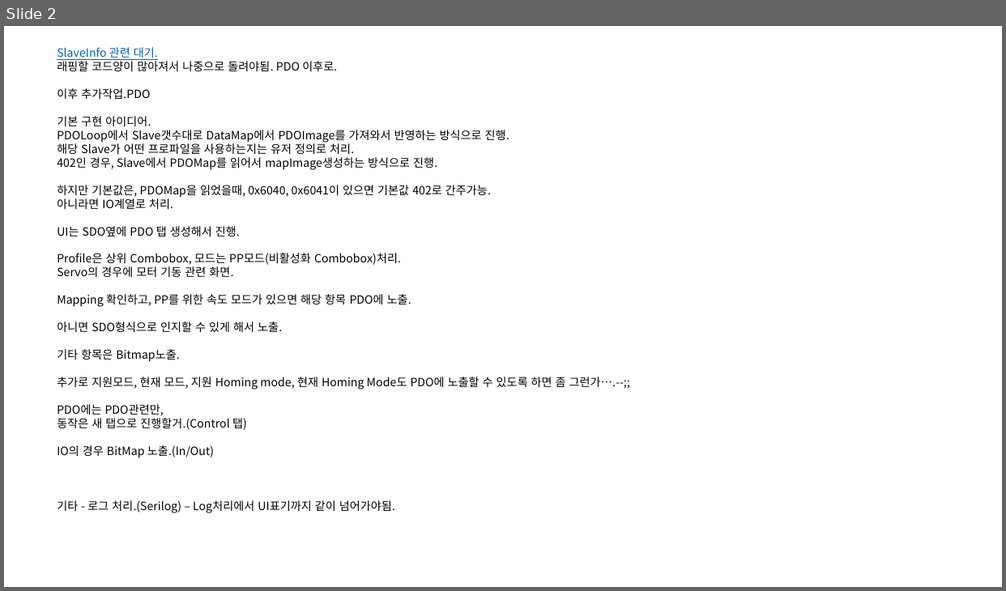
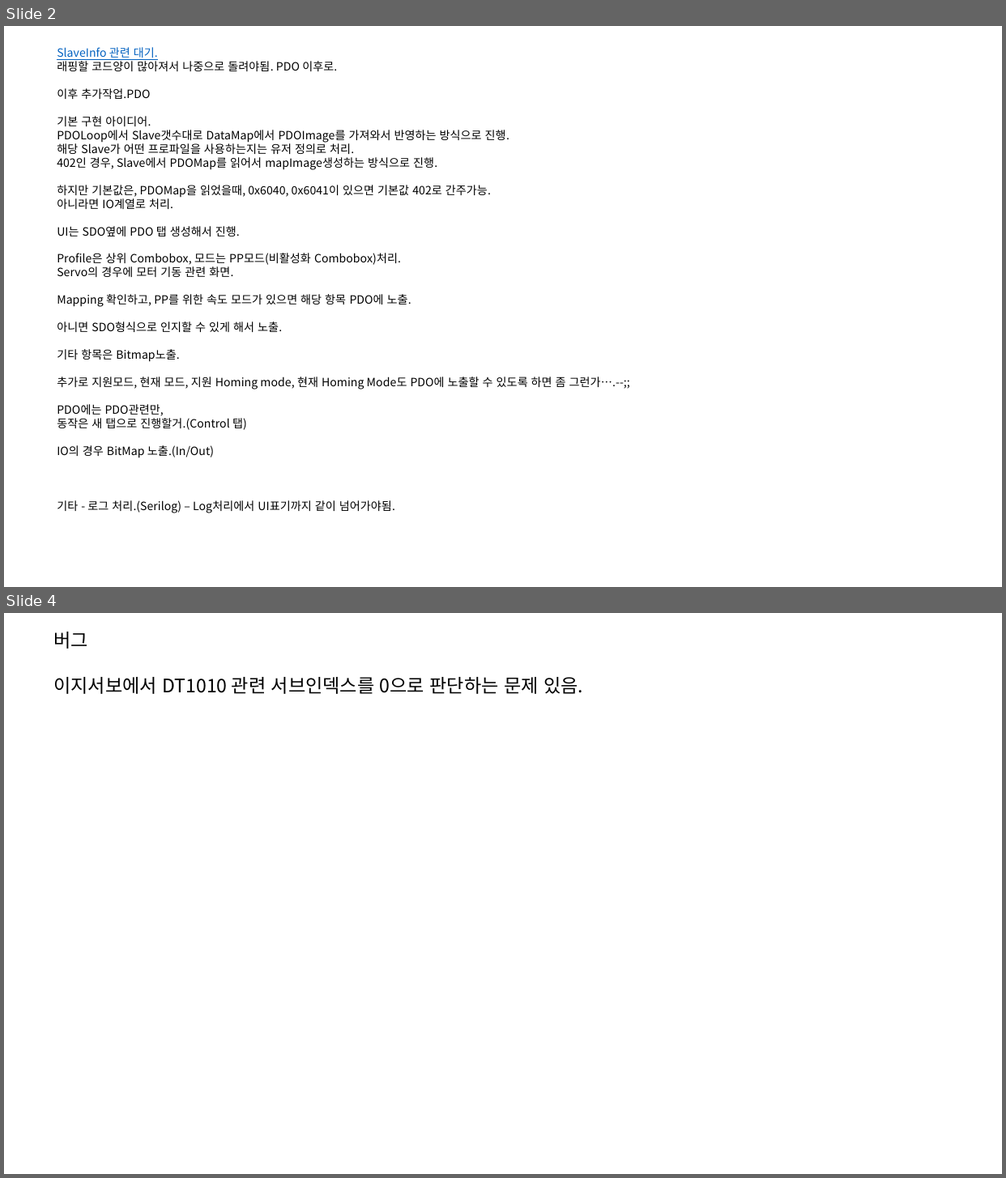
Before and after one commit to prussicblack/EC-Communication-Tester, a slide deck: 작업추가내용.pptx. Shown one above the other, each under a label of ours: slide 2 before the commit, slides 2 and 4 after it; the slides between them are not shown. The pictures are 1006x591 and 1006x1178 pixels, drawn with LibreOffice and Linux fonts; fonts in the diff are those of the drawing. Boxes give left, top, right and bottom in pixels: in the first picture for what was removed or moved away, otherwise in the second. Text is boxed around its words. In the diff, an @@ line names an element or a change of style, - is before the commit and + after.

```diff
--- a/작업추가내용.pptx
+++ b/작업추가내용.pptx
@@ slide 4 added at [4, 613, 1002, 1174], background #FFFFFF @@
@@ text added at [53, 632, 583, 694], 18 pt, text #000000 @@
+버그
+이지서보에서 DT1010 관련 서브인덱스를 0으로 판단하는 문제 있음.
```
Also in this commit, not shown: 1 other slide added, 2 other files.
